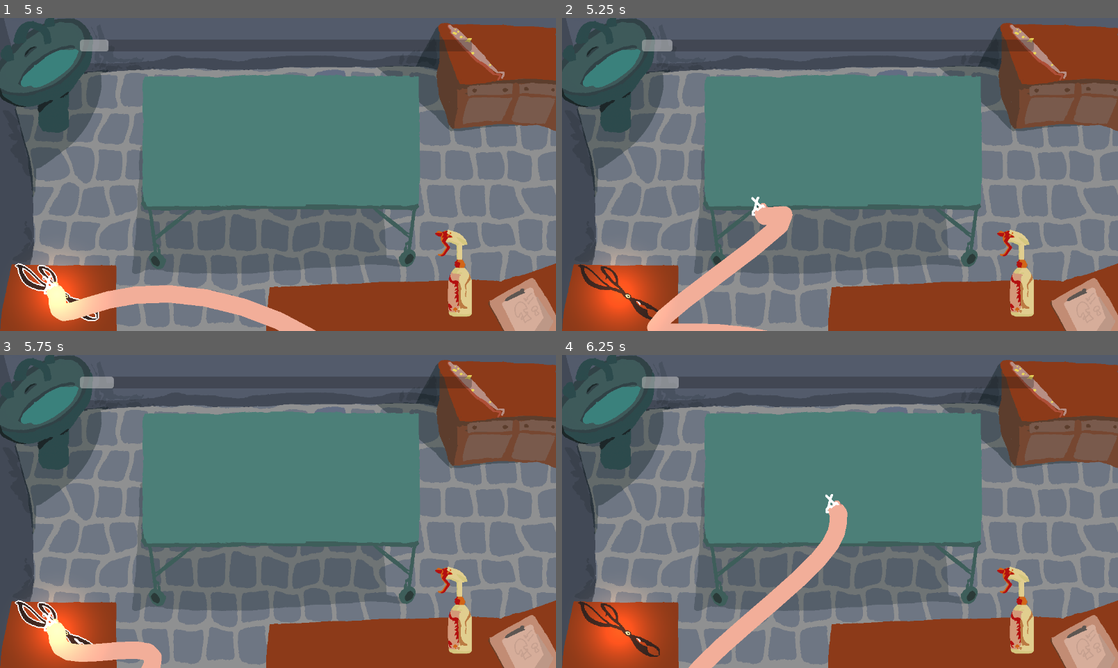
Above: before the commit, frames 1-4 (two rows, left to right).
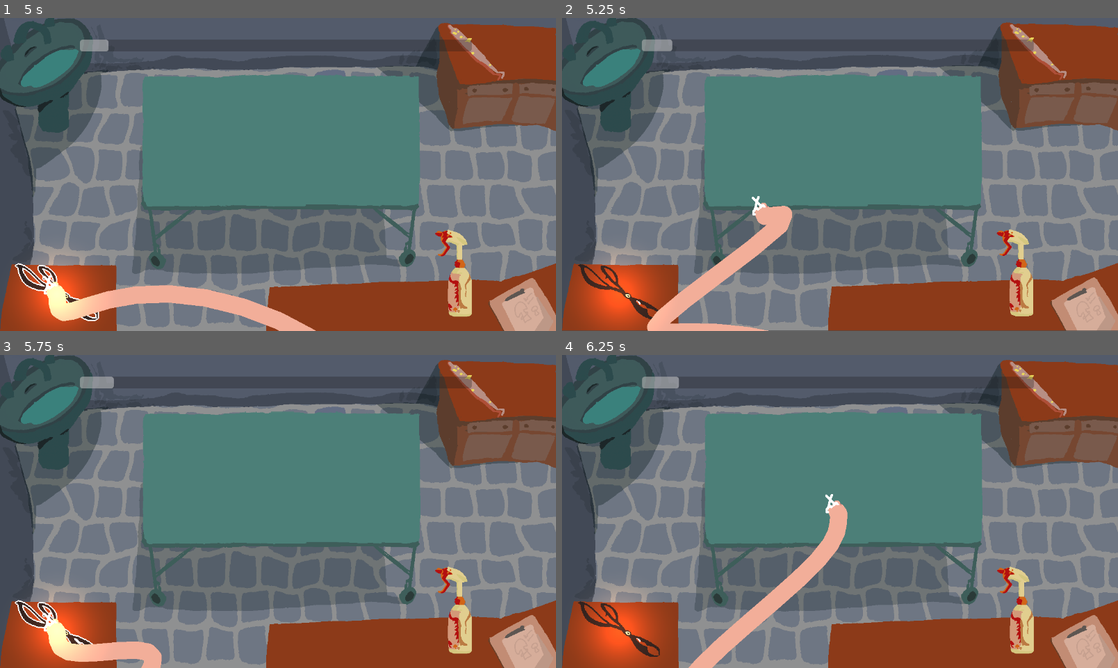
Above: after the commit, the same moments.

Repository: IsaacCerejo/wild-jam-87
Game: Godot game, scene res://scenes/game_controller/game_controller.tscn
The game is run twice, just before and just after one commit, with the same random seed, the same clock (stepped at 60 frames per second) and the same inputs. The engine's default icon, where the game draws it, is replaced by a stand-in: a white triangle on a blue panel in a dark square. Sound files missing from this copy of the repository are replaced by a short silence.
Inputs (mouse positions are in pixels of both pictures, inside the frame that each line leads up to):
- Up to frame 1 (5 s): click "START" at 0.5 s; drag from (478, 52) to (455, 274) at 1.27 s; drag from (455, 274) to (55, 293) at 2.02 s; click (55, 293) at 2.92 s; drag from (333, 305) to (455, 274) at 3.52 s; drag from (166, 127) to (55, 293) at 4.27 s
- Up to frame 2 (5.25 s): drag from (840, 174) to (617, 293) at 5.02 s
- Up to frame 3 (5.75 s): no input
- Up to frame 4 (6.25 s): move the mouse to (840, 511) at 5.77 s; click (840, 511) at 5.92 s

Frame 1 is identical in both runs. In frame 2, 1.5% of the frame differs, in the area x 0-100%, y 0-100%; in frame 3, 0.2%; in frame 4, 0.2%.

Commit message:
feat: camera shake

Diff:
--- a/scenes/main_game/main_game.tscn
+++ b/scenes/main_game/main_game.tscn
@@ -18,6 +18,7 @@
 [ext_resource type="Script" uid="uid://ybxq7x6jqqc6" path="res://scripts/main_game/arm.gd" id="13_4y18v"]
 [ext_resource type="Texture2D" uid="uid://cq78o0i5acgfx" path="res://assets/icons/icon.svg" id="14_ebk6p"]
 [ext_resource type="Script" uid="uid://b1allxwp806s0" path="res://scripts/main_game/lantern.gd" id="14_r8wn4"]
+[ext_resource type="Script" uid="uid://64asebo8pdx5" path="res://scripts/main_game/camera_shake.gd" id="19_r8wn4"]
 
 [sub_resource type="SpriteFrames" id="SpriteFrames_n1acc"]
 animations = [{
@@ -205,6 +206,13 @@
 &"": SubResource("AnimationLibrary_ag8io")
 }
 
+[node name="Camera2D" type="Camera2D" parent="."]
+limit_left = 0
+limit_top = 0
+limit_right = 1280
+limit_bottom = 720
+script = ExtResource("19_r8wn4")
+
 [connection signal="input_event" from="Lantern" to="Lantern" method="_on_input_event"]
 
 [editable path="ToolSelector/Pinca"]
--- a/scripts/autoloads/global.gd
+++ b/scripts/autoloads/global.gd
@@ -16,6 +16,7 @@
 # Game Controller
 var game_controller: GameController
 var player: Player
+var camera: Camera2D
 var time_bar: TimeBar
 var score: int = 0
 
--- /dev/null
+++ b/scripts/main_game/camera_shake.gd
@@ -0,0 +1,40 @@
+extends Camera2D
+class_name CameraShake
+
+# Private variables
+var _shake_intensity: float = 0.0
+var _shake_duration: float = 0.0
+var _shake_falloff: float = 5.0
+var _shake_time: float = 0.0
+var _shake_time_speed: float = 20.0
+var _noise: FastNoiseLite = FastNoiseLite.new()
+
+func _ready() -> void:
+	Global.camera = self
+
+func _exit_tree() -> void:
+	Global.camera = null
+
+func _physics_process(delta: float) -> void:
+	if _shake_duration > 0.0:
+		_shake_time += delta * _shake_time_speed
+		_shake_duration -= delta
+
+		offset = Vector2(
+			_noise.get_noise_2d(_shake_time, 0.0) * _shake_intensity,
+			_noise.get_noise_2d(0.0, _shake_time) * _shake_intensity
+		)
+
+		_shake_intensity = max(0.0, _shake_intensity - _shake_falloff * delta)
+	else:
+		offset = lerp(offset, Vector2.ZERO, 10.5 * delta)
+
+# Public functions
+func screen_shake(intensity: float = 3.0, duration: float = 0.5) -> void:
+	randomize()
+	_noise.seed = randi()
+	_noise.frequency = 2.0
+
+	_shake_intensity = intensity
+	_shake_duration = duration
+	_shake_time = 0.0
--- a/scripts/main_game/mushroom.gd
+++ b/scripts/main_game/mushroom.gd
@@ -100,6 +100,10 @@
 func _wrong_animation() -> void:
 	_busy = true
 
+	# Camera Shake
+	if Global.camera != null:
+		Global.camera.screen_shake()
+
 	var tween: Tween = create_tween()
 
 	# Flashing
Not shown: 1 places in scenes/main_game/main_game.tscn that only renumber resources
Not shown, added: scripts/main_game/camera_shake.gd.uid
